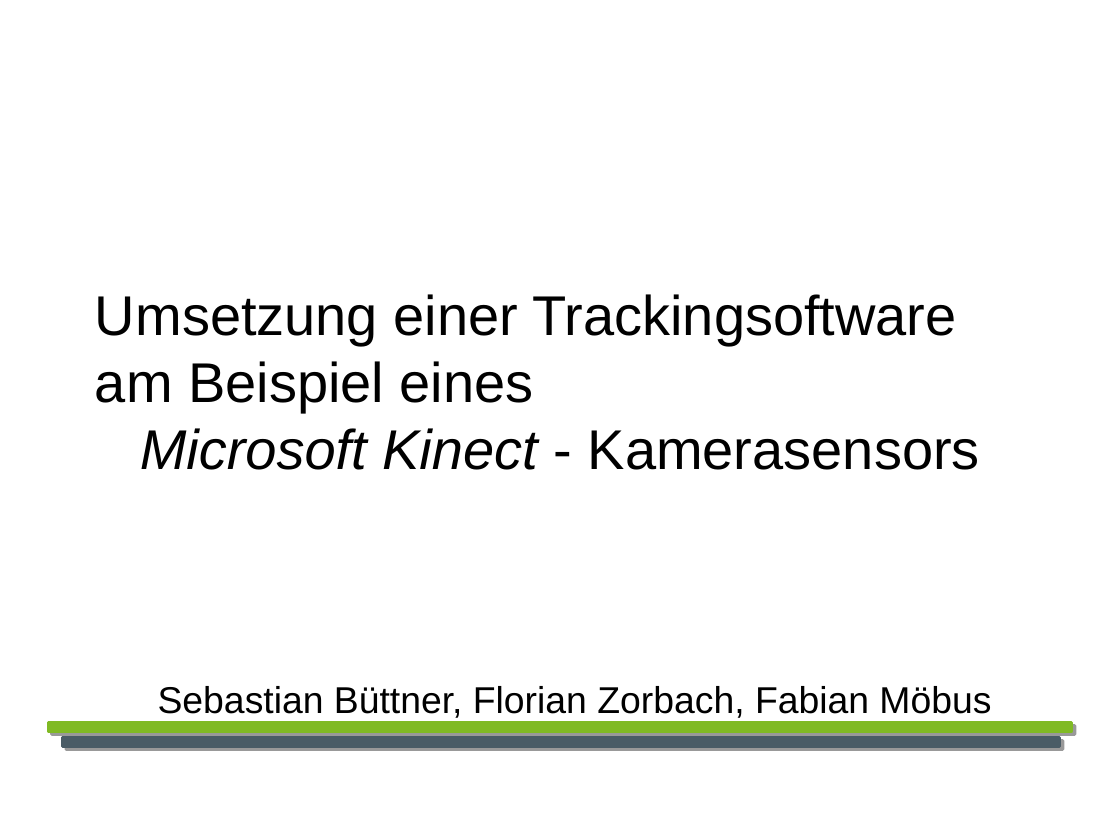
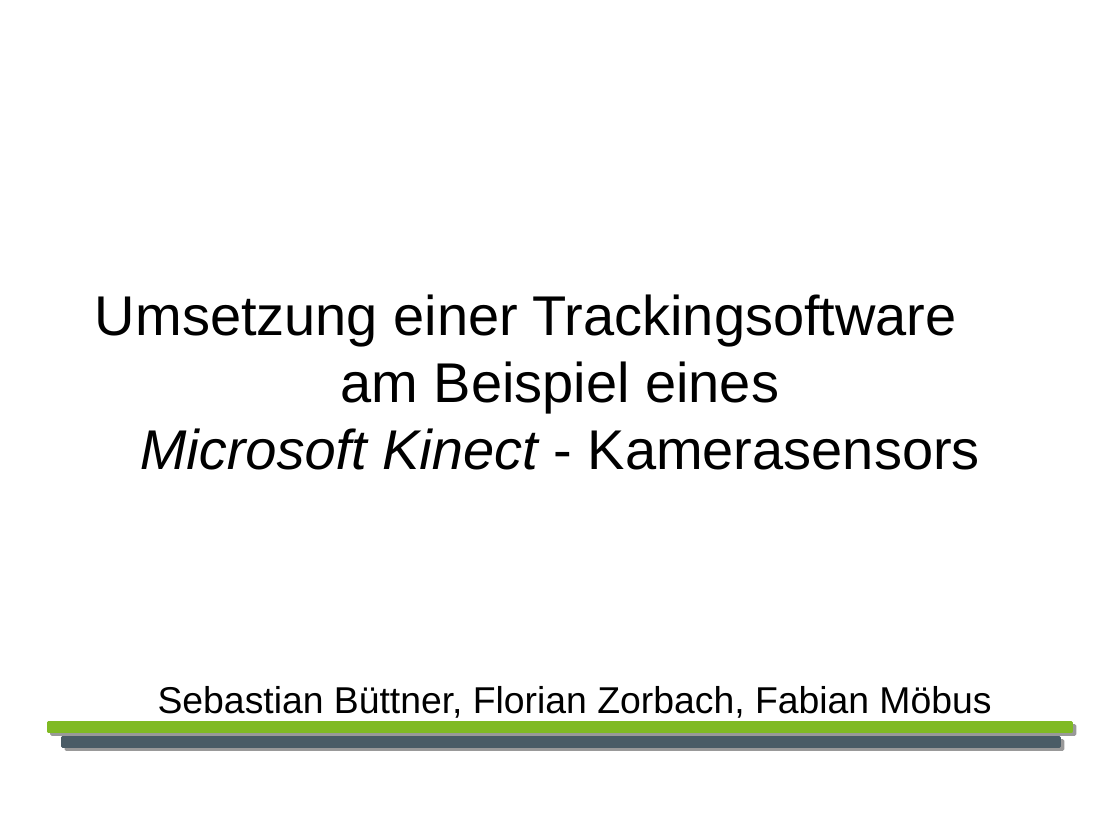
Before and after one commit to YoloSoftDE/YoloTrack, a slide deck: slide 1 of Documentation/Biometrie_praesentation.odp. Drawn at 1120x840 pixels with LibreOffice and Linux fonts; fonts in the diff are those of the drawing; background and template pictures are left out. Boxes give left, top, right and bottom in pixels: in the first picture for what was removed or moved away, otherwise in the second. Text is boxed around its words. In the diff, an @@ line names an element or a change of style, - is before the commit and + after.

Commit message:
updated presentation

```diff
--- a/Documentation/Biometrie_praesentation.odp
+++ b/Documentation/Biometrie_praesentation.odp
@@ text at (340, 361, 779, 412): alignment left to centre @@
```
